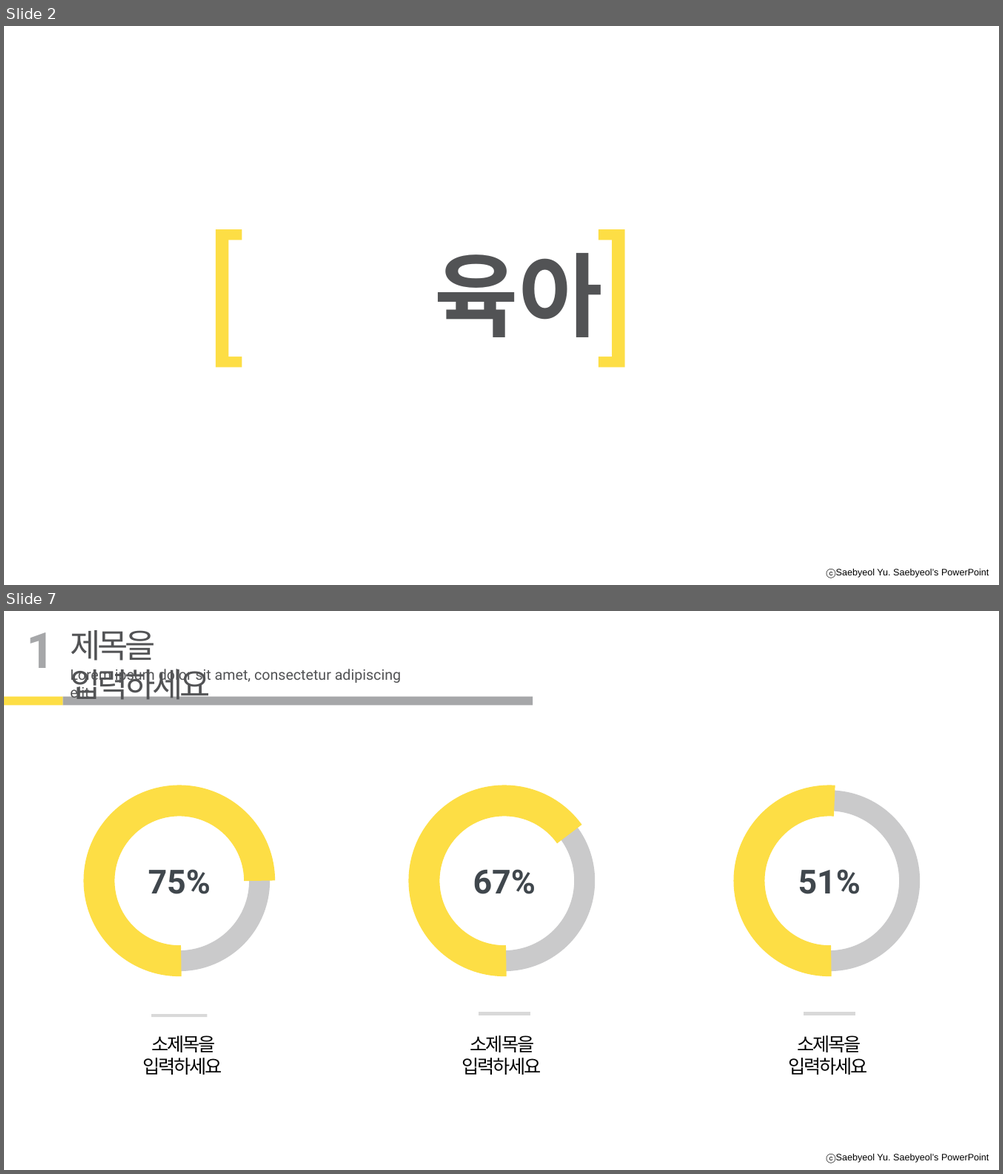
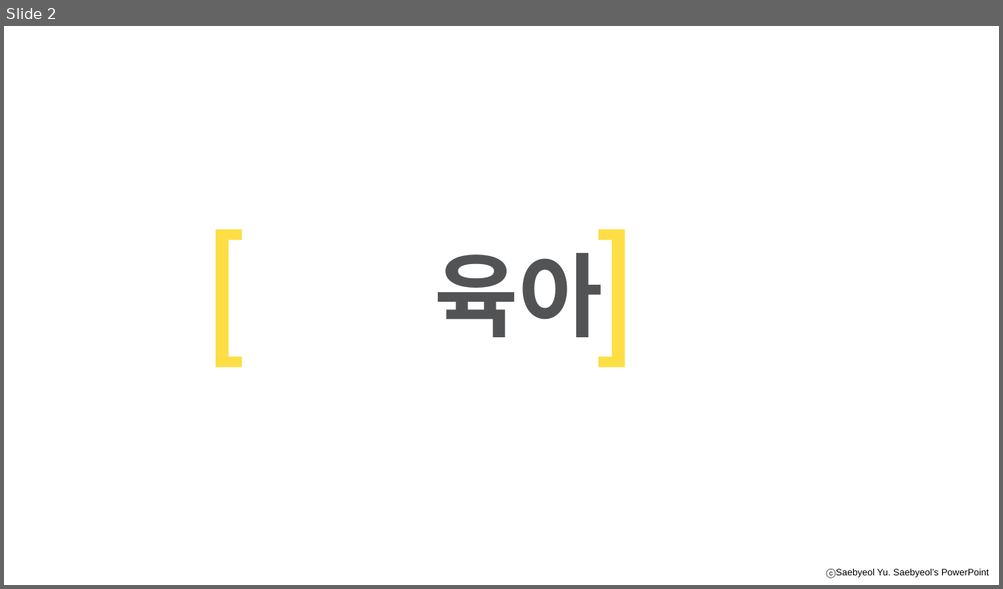
Before and after one commit to yonggyu01/mybabyari, a slide deck: 이거로할까.pptx. Shown one above the other, each under a label of ours: slides 2 and 7 before the commit, slide 2 after it; the slides between them are not shown. The pictures are 1003x1174 and 1003x589 pixels, drawn with LibreOffice and Linux fonts; fonts in the diff are those of the drawing; background and template pictures are left out. Boxes give left, top, right and bottom in pixels: in the first picture for what was removed or moved away, otherwise in the second. Text is boxed around its words. In the diff, an @@ line names an element or a change of style, - is before the commit and + after.

```diff
--- a/이거로할까.pptx
+++ b/이거로할까.pptx
@@ slide 7 removed at bbox=[4, 611, 999, 1170], background #FFFFFF; not listed: 1 template element that a slide beside it also shows @@
@@ text removed at bbox=[26, 632, 54, 668] @@
-1
@@ text removed at bbox=[70, 630, 210, 705] @@
-제목을 입력하세요
@@ text removed at bbox=[70, 669, 401, 699] @@
-Lorem ipsum dolor sit amet, consectetur adipiscing elit
@@ rectangle removed at bbox=[4, 697, 63, 706] @@
@@ rectangle removed at bbox=[63, 697, 533, 706] @@
@@ arc (boxed as its full ellipse) removed at bbox=[99, 800, 259, 961] @@
@@ arc (boxed as its full ellipse) removed at bbox=[99, 800, 259, 961] @@
@@ arc (boxed as its full ellipse) removed at bbox=[424, 800, 584, 961] @@
@@ arc (boxed as its full ellipse) removed at bbox=[424, 800, 584, 961] @@
@@ arc (boxed as its full ellipse) removed at bbox=[749, 800, 910, 961] @@
@@ arc (boxed as its full ellipse) removed at bbox=[749, 800, 910, 961] @@
@@ text removed at bbox=[148, 869, 210, 894] @@
-75%
@@ text removed at bbox=[473, 869, 535, 894] @@
-67%
@@ text removed at bbox=[798, 869, 860, 894] @@
-51%
@@ rectangle removed at bbox=[151, 1015, 208, 1018] @@
@@ line removed from (478, 1014) to (530, 1014) @@
@@ line removed from (804, 1014) to (854, 1014) @@
@@ text removed at bbox=[143, 1036, 222, 1075] @@
-소제목을 입력하세요
@@ text removed at bbox=[461, 1036, 540, 1075] @@
-소제목을 입력하세요
@@ text removed at bbox=[788, 1036, 868, 1075] @@
-소제목을 입력하세요
```
Also in this commit, not shown: 17 slides changed, 12 slides added, 3 other slides removed.
